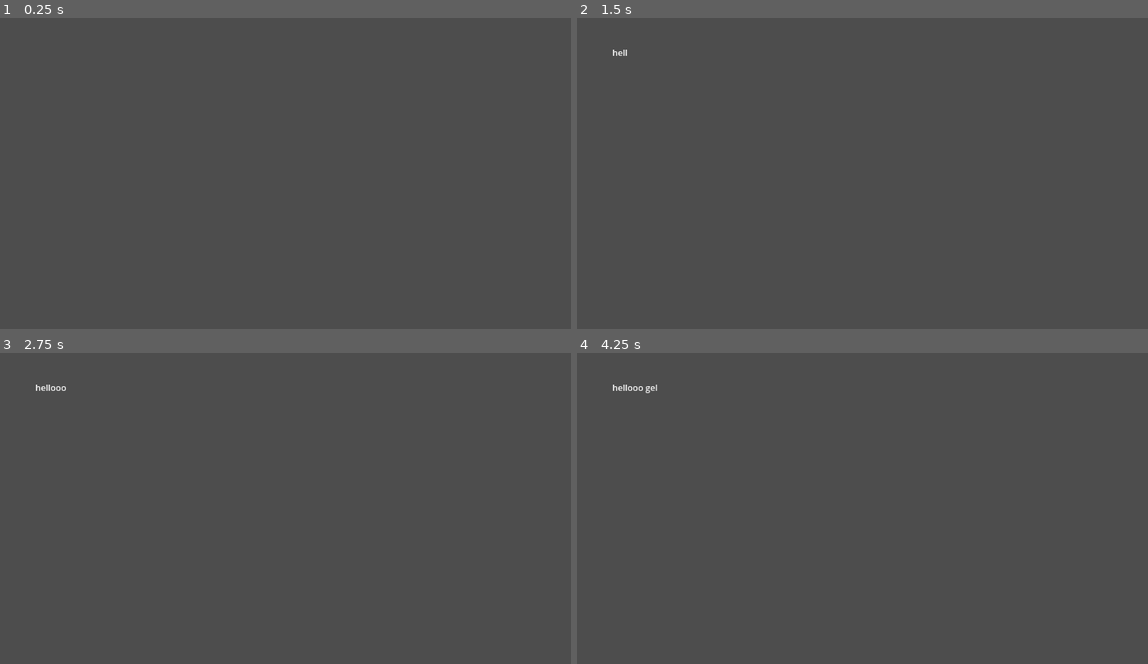
Above: before the commit, frames 1-4 (two rows, left to right).
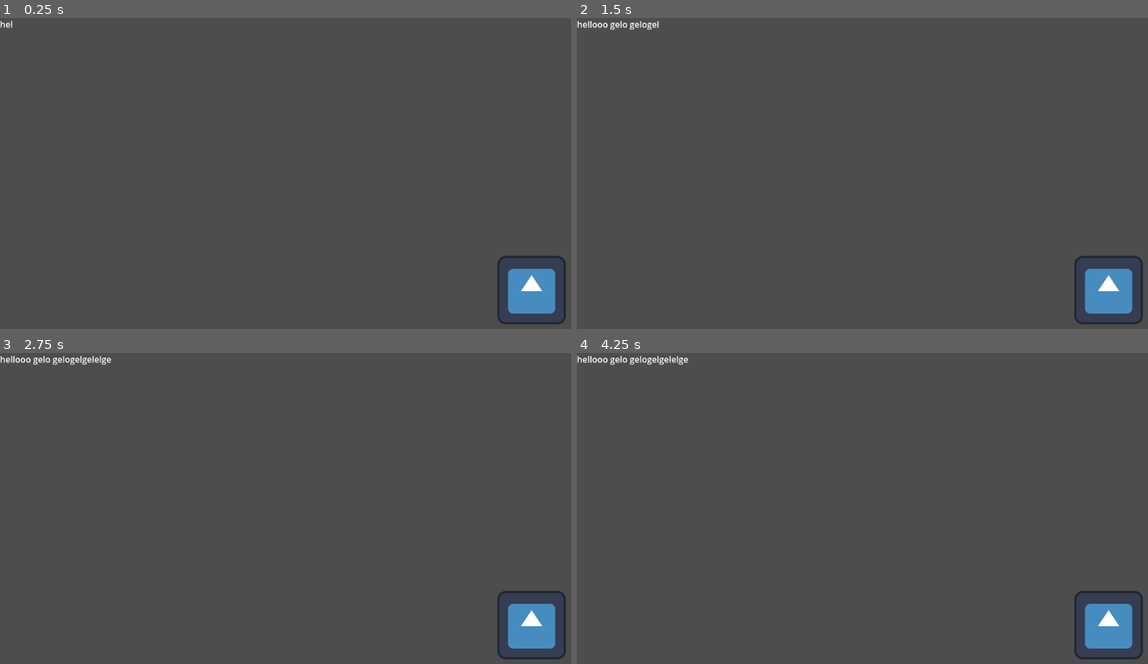
Above: after the commit, the same moments.

Repository: TOT00O/sevenn
Game: Godot game, scene res://backstory.tscn
Two runs of this game, one before a commit and one after it. Both use one fixed random seed, a clock stepped at 60 frames per second and the inputs below. This scene is started directly instead of the project's main scene. The engine's default icon, where the game draws it, is replaced by a stand-in: a white triangle on a blue panel in a dark square.
Inputs:
- Up to frame 1 (0.25 s): no input
- Up to frame 2 (1.5 s): hold D (move_right) 0.53-1.28 s; hold S (move_down) from 1.28 s (still down)
- Up to frame 3 (2.75 s): release S (move_down) at 2.03 s; hold D (move_right) from 2.03 s (still down)
- Up to frame 4 (4.25 s): tap Enter at 2.75 s; release D (move_right) at 2.78 s; hold W (move_up) 2.78-3.53 s; tap Space at 3.5 s; hold A (move_left) from 3.53 s (still down)

The runs differ from the first frame. In frame 1, 1.6% of the frame differs, in the area x 0-100%, y 0-99%; in frame 2, 1.7%; in frame 3, 1.8%; in frame 4, 1.9%.

Commit message:
faster typewriting
yeah

Diff:
--- a/backstory.tscn
+++ b/backstory.tscn
@@ -1,24 +1,18 @@
-[gd_scene load_steps=2 format=3 uid="uid://b1368e81kivay"]
+[gd_scene load_steps=3 format=3 uid="uid://b1368e81kivay"]
 
 [ext_resource type="Script" path="res://typewriter.gd" id="1_yhmmr"]
+[ext_resource type="Texture2D" uid="uid://ui6tvlilfqgx" path="res://icon.svg" id="2_ansad"]
 
-[node name="Control" type="Control"]
-layout_mode = 3
-anchors_preset = 15
-anchor_right = 1.0
-anchor_bottom = 1.0
-offset_left = 66.0
-offset_top = 53.0
-offset_right = 66.0
-offset_bottom = 53.0
-grow_horizontal = 2
-grow_vertical = 2
+[node name="Control" type="Node"]
 script = ExtResource("1_yhmmr")
 
 [node name="RichTextLabel" type="RichTextLabel" parent="."]
-layout_mode = 0
 offset_right = 888.0
 offset_bottom = 391.0
 text = "hellooo gelo gelogelgelelge"
 visible_characters = 0
 visible_ratio = 0.0
+
+[node name="Icon" type="Sprite2D" parent="."]
+position = Vector2(992, 509)
+texture = ExtResource("2_ansad")
--- a/typewriter.gd
+++ b/typewriter.gd
@@ -1,7 +1,7 @@
-extends Control
+extends Node
 
 
 # Called every frame. 'delta' is the elapsed time since the previous frame.
 func _process(delta):
 	if $RichTextLabel.visible_ratio < 1:
-		$RichTextLabel.visible_ratio += 0.1 * delta
+		$RichTextLabel.visible_ratio += 0.5 * delta
